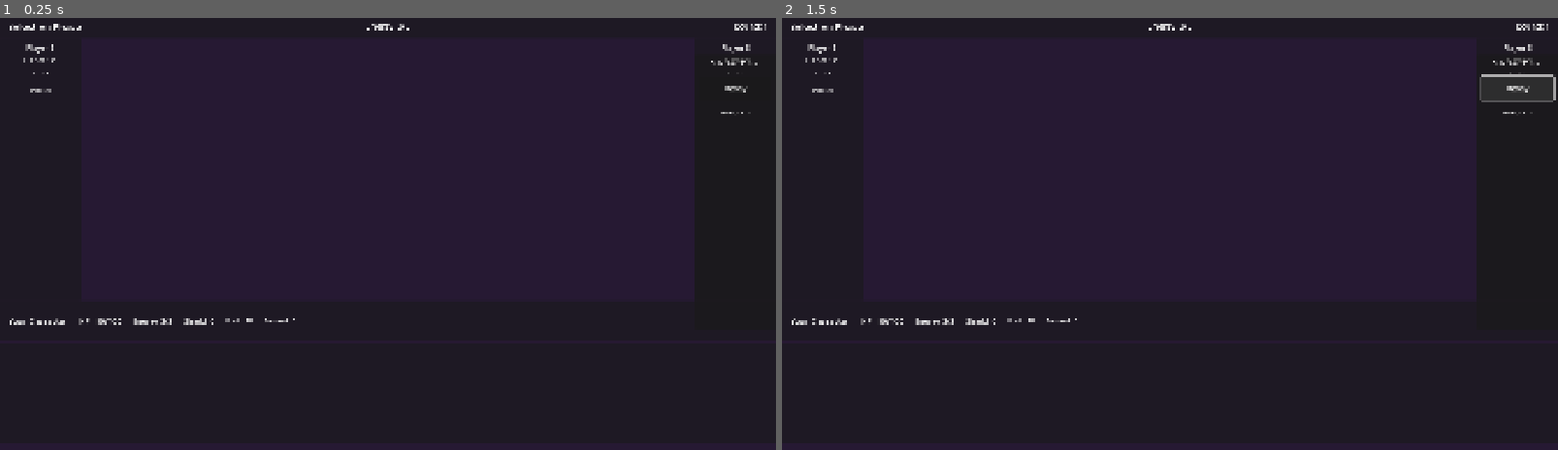
Above: before the commit, frames 1-2 (left to right).
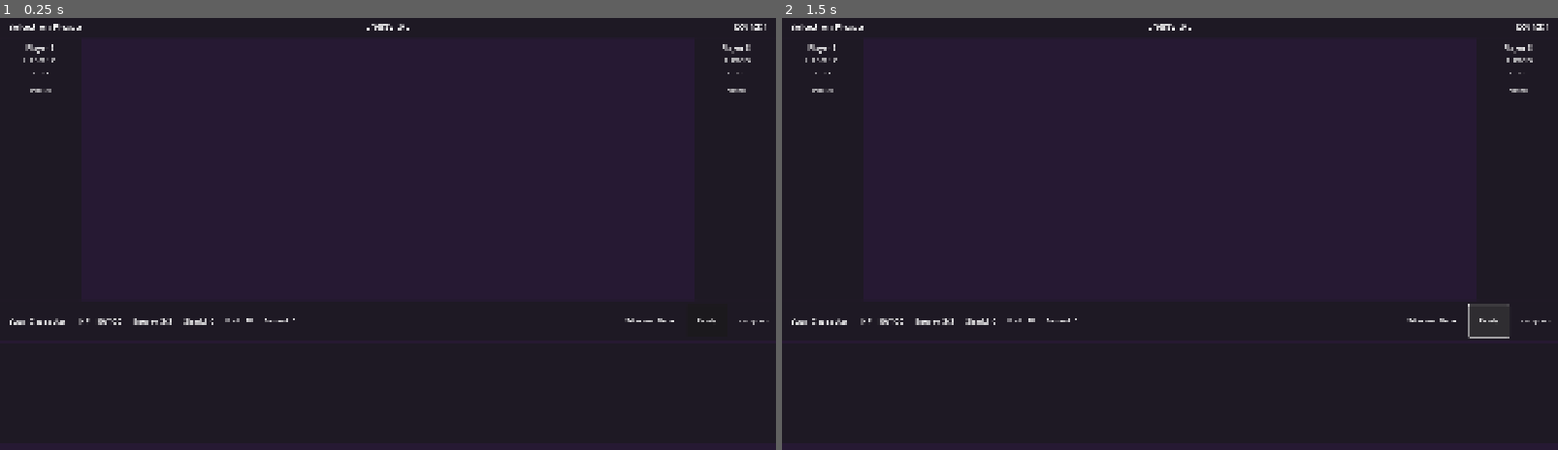
Above: after the commit, the same moments.

Repository: foldedtowels/multi-player-rogue-like
Game: Godot game, scene res://scenes/combat.tscn
Same seed, same stepped clock (60 frames per second), same inputs: the game is played once before the commit and once after it. This scene is started directly instead of the project's main scene.
Inputs:
- Up to frame 1 (0.25 s): no input
- Up to frame 2 (1.5 s): click "Ready" at 0.5 s; click "Ready" at 1.25 s

The runs differ from the first frame. In frame 1, 0.2% of the frame differs, in the area x 80-100%, y 9-72%; in frame 2, 0.4%, in the area x 80-100%, y 9-75%.

Commit message:
Implement card queuing with rotating action commander
Changes:
- Buttons moved to right side of bottom character panel
- Removed old ControlPanel (buttons now in YourCharacterPanel)
- Changed system to use rotating action commander instead of alternating turns
- Each round, one player (rotates 0→1→2→0) controls action phase
- Commander decides order to play ALL queued cards

New Flow:
1. SELECTION Phase: All players click cards → select targets → cards queued
2. Ready button: All players must click Ready
3. ACTION Phase: Commander clicks queued cards in chosen order to play them
4. Done button: Commander ends action phase manually
5. ENEMY_TURN: Enemies act
6. Next round: New commander (rotates)

Game Manager (game_manager.gd):
- Added action_commander_index to track current commander
- Changed queued_cards to queued_actions (stores {card, target} pairs)
- Removed players_acted_this_round (not needed)
- start_round() rotates commander each round
- end_action_phase() replaces player_pass()
- Commander validation (only commander can end action phase)

Combat UI (combat.gd):
- Added queued_actions array for local queue
- queue_action() function adds card+target to queue
- Cards clickable during SELECTION to queue them
- Cards removed from hand when queued (TODO: show in queue UI)
- Phase label shows "YOUR TURN" for commander, "Waiting" for others
- Pass button renamed to "Done", only visible for commander

TODO:
- Visualize queued cards (show what's queued)
- Allow commander to click queued cards to play them
- Sync queued actions to game_manager for network

🤖 Generated with [Claude Code](https://claude.com/claude-code)

Co-Authored-By: Claude Sonnet 4.5 <noreply@anthropic.com>

Diff:
--- a/scenes/combat.tscn
+++ b/scenes/combat.tscn
@@ -257,6 +257,35 @@
 text = "Discard: 0"
 vertical_alignment = 1
 
+[node name="Spacer" type="Control" parent="BottomArea/YourCharacterPanel/HBoxContainer"]
+layout_mode = 2
+size_flags_horizontal = 3
+
+[node name="PhaseLabel" type="Label" parent="BottomArea/YourCharacterPanel/HBoxContainer"]
+layout_mode = 2
+theme_override_font_sizes/font_size = 16
+text = "Selection Phase"
+vertical_alignment = 1
+
+[node name="ReadyButton" type="Button" parent="BottomArea/YourCharacterPanel/HBoxContainer"]
+custom_minimum_size = Vector2(100, 60)
+layout_mode = 2
+theme_override_font_sizes/font_size = 16
+text = "Ready"
+
+[node name="PassButton" type="Button" parent="BottomArea/YourCharacterPanel/HBoxContainer"]
+custom_minimum_size = Vector2(100, 60)
+layout_mode = 2
+theme_override_font_sizes/font_size = 16
+text = "Pass"
+visible = false
+
+[node name="ReadyStatusLabel" type="Label" parent="BottomArea/YourCharacterPanel/HBoxContainer"]
+layout_mode = 2
+theme_override_font_sizes/font_size = 14
+text = "Ready: 0/3"
+vertical_alignment = 1
+
 [node name="HandPanel" type="Panel" parent="BottomArea"]
 custom_minimum_size = Vector2(0, 250)
 layout_mode = 2
@@ -274,53 +303,3 @@
 grow_vertical = 2
 theme_override_constants/separation = 10
 alignment = 1
-
-[node name="ControlPanel" type="Panel" parent="."]
-layout_mode = 1
-anchors_preset = 11
-anchor_left = 1.0
-anchor_right = 1.0
-anchor_bottom = 1.0
-offset_left = -200.0
-offset_top = 100.0
-offset_bottom = -300.0
-grow_horizontal = 0
-grow_vertical = 2
-
-[node name="VBoxContainer" type="VBoxContainer" parent="ControlPanel"]
-layout_mode = 1
-anchors_preset = 15
-anchor_right = 1.0
-anchor_bottom = 1.0
-offset_left = 10.0
-offset_top = 10.0
-offset_right = -10.0
-offset_bottom = -10.0
-grow_horizontal = 2
-grow_vertical = 2
-theme_override_constants/separation = 20
-
-[node name="PhaseLabel" type="Label" parent="ControlPanel/VBoxContainer"]
-layout_mode = 2
-theme_override_font_sizes/font_size = 16
-text = "Selection Phase"
-horizontal_alignment = 1
-
-[node name="ReadyButton" type="Button" parent="ControlPanel/VBoxContainer"]
-custom_minimum_size = Vector2(0, 60)
-layout_mode = 2
-theme_override_font_sizes/font_size = 18
-text = "Ready"
-
-[node name="PassButton" type="Button" parent="ControlPanel/VBoxContainer"]
-custom_minimum_size = Vector2(0, 60)
-layout_mode = 2
-theme_override_font_sizes/font_size = 18
-text = "Pass"
-visible = false
-
-[node name="ReadyStatusLabel" type="Label" parent="ControlPanel/VBoxContainer"]
-layout_mode = 2
-theme_override_font_sizes/font_size = 14
-text = "Ready: 0/3"
-horizontal_alignment = 1
--- a/scripts/combat.gd
+++ b/scripts/combat.gd
@@ -4,6 +4,7 @@
 var current_player: Character
 var selected_card: Card
 var awaiting_target: bool = false
+var queued_actions: Array = []  # Array of {card: Card, target: Character}
 
 # UI References - New multiplayer layout
 @onready var left_player_panel: Panel = $MainArea/LeftPlayerPanel
@@ -13,10 +14,10 @@
 @onready var hand_container: HBoxContainer = $BottomArea/HandPanel/HandContainer
 @onready var deck_count_label: Label = $BottomArea/YourCharacterPanel/HBoxContainer/DeckCountLabel
 @onready var discard_count_label: Label = $BottomArea/YourCharacterPanel/HBoxContainer/DiscardCountLabel
-@onready var phase_label: Label = $ControlPanel/VBoxContainer/PhaseLabel
-@onready var ready_button: Button = $ControlPanel/VBoxContainer/ReadyButton
-@onready var pass_button: Button = $ControlPanel/VBoxContainer/PassButton
-@onready var ready_status_label: Label = $ControlPanel/VBoxContainer/ReadyStatusLabel
+@onready var phase_label: Label = $BottomArea/YourCharacterPanel/HBoxContainer/PhaseLabel
+@onready var ready_button: Button = $BottomArea/YourCharacterPanel/HBoxContainer/ReadyButton
+@onready var pass_button: Button = $BottomArea/YourCharacterPanel/HBoxContainer/PassButton
+@onready var ready_status_label: Label = $BottomArea/YourCharacterPanel/HBoxContainer/ReadyStatusLabel
 @onready var turn_label: Label = $TopBar/TurnLabel
 @onready var energy_label: Label = $TopBar/EnergyLabel
 @onready var round_label: Label = $TopBar/RoundLabel
@@ -213,12 +214,12 @@
 
 			card_visual.set_card(card)
 
-			# Cards are only playable during ACTION phase
-			var is_action_phase = game_manager.turn_phase == game_manager.TurnPhase.PLAYER_ACTION
+			# Cards are clickable during SELECTION phase (to queue)
+			# Cards are NOT clickable during ACTION phase (queued cards are played instead)
+			var is_selection_phase = game_manager.turn_phase == game_manager.TurnPhase.PLAYER_SELECTION
 			var can_afford = card.can_afford(my_character.current_energy)
-			var not_passed = not game_manager.players_acted_this_round.has(my_index)
-
-			card_visual.set_playable(is_action_phase and can_afford and not_passed)
+
+			card_visual.set_playable(is_selection_phase and can_afford)
 			card_visual.card_clicked.connect(_on_card_clicked)
 
 func update_enemy_displays():
@@ -348,21 +349,21 @@
 			ready_status_label.text = "Ready: %d/%d" % [ready_count, total_alive]
 
 		game_manager.TurnPhase.PLAYER_ACTION:
-			phase_label.text = "Action Phase"
-			ready_button.visible = false
-			pass_button.visible = true
-
-			# Disable pass if already passed
-			var i_passed = game_manager.players_acted_this_round.has(my_index)
-			pass_button.disabled = i_passed
-
-			# Update ready status to show who has passed
-			var passed_count = game_manager.players_acted_this_round.size()
-			var total_alive = 0
-			for player in game_manager.players:
-				if player.is_alive():
-					total_alive += 1
-			ready_status_label.text = "Passed: %d/%d" % [passed_count, total_alive]
+			var is_commander = (my_index == game_manager.action_commander_index)
+
+			if is_commander:
+				phase_label.text = "YOUR TURN - Pick card order"
+				ready_button.visible = false
+				pass_button.visible = true
+				pass_button.disabled = false
+				pass_button.text = "Done"
+				ready_status_label.text = "You control this round"
+			else:
+				phase_label.text = "Waiting for Commander"
+				ready_button.visible = false
+				pass_button.visible = false
+				var commander_name = game_manager.players[game_manager.action_commander_index].character_name
+				ready_status_label.text = "%s is choosing order" % commander_name
 
 		game_manager.TurnPhase.ENEMY_TURN:
 			phase_label.text = "Enemy Turn"
@@ -396,43 +397,58 @@
 	pass_button.disabled = true
 
 func _on_card_clicked(card: Card):
-	# Only allow card clicks during ACTION phase
 	var my_index = game_manager.local_player_index
 	if my_index == -1:
 		return
 
-	# Must be in ACTION phase to play cards
-	if game_manager.turn_phase != game_manager.TurnPhase.PLAYER_ACTION:
-		return
-
-	# Can't play cards if you've already passed
-	if game_manager.players_acted_this_round.has(my_index):
-		return
-
 	var my_character = game_manager.players[my_index]
 
-	if not card.can_afford(my_character.current_energy):
-		return
-
-	selected_card = card
-
-	# Check if card needs targeting
-	match card.target_type:
-		Card.TargetType.SELF:
-			# Play immediately on self
-			game_manager.play_card(my_character, card, my_character)
-			selected_card = null
-		Card.TargetType.ALL_ALLIES, Card.TargetType.ALL_ENEMIES:
-			# Play immediately, no targeting needed
-			# Use first alive enemy as target (AoE will handle all)
-			var first_enemy = game_manager.enemies[0] if game_manager.enemies.size() > 0 else null
-			if first_enemy:
-				game_manager.play_card(my_character, card, first_enemy)
-			selected_card = null
-		_:
-			# Need to select a target
-			awaiting_target = true
-			turn_label.text = "Select a target..."
+	# SELECTION PHASE: Queue cards
+	if game_manager.turn_phase == game_manager.TurnPhase.PLAYER_SELECTION:
+		if not card.can_afford(my_character.current_energy):
+			return
+
+		selected_card = card
+
+		# Check if card needs targeting
+		match card.target_type:
+			Card.TargetType.SELF:
+				# Queue immediately with self as target
+				queue_action(card, my_character)
+				selected_card = null
+			Card.TargetType.ALL_ALLIES, Card.TargetType.ALL_ENEMIES:
+				# Queue immediately, use first enemy as placeholder target
+				var first_enemy = game_manager.enemies[0] if game_manager.enemies.size() > 0 else null
+				if first_enemy:
+					queue_action(card, first_enemy)
+				selected_card = null
+			_:
+				# Need to select a target
+				awaiting_target = true
+				turn_label.text = "Select a target to queue..."
+
+	# ACTION PHASE: Only commander can click queued cards to play them
+	elif game_manager.turn_phase == game_manager.TurnPhase.PLAYER_ACTION:
+		# This will be handled by clicking queued card visuals, not hand cards
+		pass
+
+func queue_action(card: Card, target: Character):
+	var my_index = game_manager.local_player_index
+	if my_index == -1:
+		return
+
+	# Add to local queue
+	queued_actions.append({"card": card, "target": target})
+
+	print("[Combat] Queued card: %s → %s" % [card.card_name, target.character_name])
+
+	# Remove card from hand (moved to queue)
+	var my_character = game_manager.players[my_index]
+	my_character.hand.erase(card)
+
+	# Update displays
+	update_hand_display()
+	# TODO: Update queue display
 
 func _on_character_clicked(event: InputEvent, character: Character):
 	if not awaiting_target or not selected_card:
@@ -451,11 +467,18 @@
 		if valid_target:
 			var my_index = game_manager.local_player_index
 			if my_index >= 0 and my_index < game_manager.players.size():
-				var my_character = game_manager.players[my_index]
-				game_manager.play_card(my_character, selected_card, character)
-				selected_card = null
-				awaiting_target = false
-				turn_label.text = "Turn: %s" % my_character.character_name
+				# SELECTION PHASE: Queue the action
+				if game_manager.turn_phase == game_manager.TurnPhase.PLAYER_SELECTION:
+					queue_action(selected_card, character)
+					selected_card = null
+					awaiting_target = false
+					turn_label.text = "Selection Phase"
+				# ACTION PHASE: Play immediately (if commander clicks)
+				elif game_manager.turn_phase == game_manager.TurnPhase.PLAYER_ACTION:
+					var my_character = game_manager.players[my_index]
+					game_manager.play_card(my_character, selected_card, character)
+					selected_card = null
+					awaiting_target = false
 
 func _on_ready_pressed():
 	# Mark player as ready during selection phase
@@ -465,8 +488,8 @@
 	update_button_states()
 
 func _on_pass_pressed():
-	# Mark player as done acting during action phase
-	game_manager.player_pass()
+	# Commander ends action phase (all queued cards played or manually ending)
+	game_manager.end_action_phase()
 	awaiting_target = false
 	selected_card = null
 	update_button_states()
--- a/scripts/game_manager.gd
+++ b/scripts/game_manager.gd
@@ -53,8 +53,8 @@
 
 # Simultaneous card selection system
 var players_ready: Dictionary = {}  # player_index -> bool
-var queued_cards: Dictionary = {}   # player_index -> Array[Card]
-var players_acted_this_round: Dictionary = {}  # player_index -> bool
+var queued_actions: Dictionary = {}   # player_index -> Array[{card: Card, target: Character}]
+var action_commander_index: int = 0  # Which player controls action phase this round
 
 func _ready():
 	hero_db = get_node("/root/HeroDatabase")
@@ -372,8 +372,11 @@
 	print("[GameManager] Starting new round %d" % round_number)
 	turn_phase = TurnPhase.PLAYER_SELECTION
 	players_ready.clear()
-	queued_cards.clear()
-	players_acted_this_round.clear()
+	queued_actions.clear()
+
+	# Rotate action commander each round (Player 0 → 1 → 2 → 0...)
+	action_commander_index = (round_number - 1) % players.size()
+	print("[GameManager] Action commander this round: Player %d" % action_commander_index)
 
 	# All alive players start their turn (draw cards, gain energy)
 	for i in range(players.size()):
@@ -382,7 +385,7 @@
 			player.start_turn()
 			broadcast_character_state(player)
 			send_hand_to_owner(player)
-			queued_cards[i] = []
+			queued_actions[i] = []
 
 	# Notify all clients to enter selection phase
 	rpc("client_selection_phase_started")
@@ -442,58 +445,39 @@
 	if not multiplayer.is_server(): return
 
 	turn_phase = TurnPhase.PLAYER_ACTION
-	players_acted_this_round.clear()
-
-	# Notify all clients
-	rpc("client_action_phase_started")
-
-@rpc("any_peer", "call_local", "reliable")
-func client_action_phase_started():
+
+	# Notify all clients (including who is the action commander)
+	rpc("client_action_phase_started", action_commander_index)
+
+@rpc("any_peer", "call_local", "reliable")
+func client_action_phase_started(commander_index: int):
 	turn_phase = TurnPhase.PLAYER_ACTION
+	action_commander_index = commander_index
 	game_state_changed.emit()
-	print("[GameManager] Action phase started - players can now play cards!")
-
-# Player passes their action (done playing cards this round)
-func player_pass():
+	print("[GameManager] Action phase started - Player %d is the action commander!" % commander_index)
+
+# Commander finishes action phase (all cards played or manually ends)
+func end_action_phase():
 	var my_index = local_player_index
 	if my_index == -1: return
 
+	# Only the action commander can end the phase
+	if my_index != action_commander_index:
+		print("[GameManager] Only the action commander can end the action phase!")
+		return
+
 	if multiplayer.is_server():
-		_server_player_pass(my_index)
-	else:
-		rpc_id(1, "server_player_pass", my_index)
+		_server_end_action_phase()
+	else:
+		rpc_id(1, "server_end_action_phase")
 
 @rpc("any_peer", "call_remote", "reliable")
-func server_player_pass(player_index: int):
-	_server_player_pass(player_index)
-
-func _server_player_pass(player_index: int):
-	players_acted_this_round[player_index] = true
-	print("[GameManager] Player %d passed (%d/%d done)" % [player_index, players_acted_this_round.size(), players.size()])
-
-	# Broadcast pass status
-	rpc("client_player_pass_status", players_acted_this_round.keys())
-
-	# Check if all players are done
-	check_action_phase_complete()
-
-@rpc("any_peer", "call_local", "reliable")
-func client_player_pass_status(passed_indices: Array):
-	for idx in passed_indices:
-		players_acted_this_round[idx] = true
-	game_state_changed.emit()
-
-func check_action_phase_complete():
-	if not multiplayer.is_server(): return
-
-	var alive_count = 0
-	for player in players:
-		if player.is_alive():
-			alive_count += 1
-
-	if players_acted_this_round.size() >= alive_count:
-		print("[GameManager] All players done acting! Starting enemy turn")
-		start_enemy_turn_phase()
+func server_end_action_phase():
+	_server_end_action_phase()
+
+func _server_end_action_phase():
+	print("[GameManager] Action commander ended action phase. Starting enemy turn")
+	start_enemy_turn_phase()
 
 # Start enemy turn phase
 func start_enemy_turn_phase():
